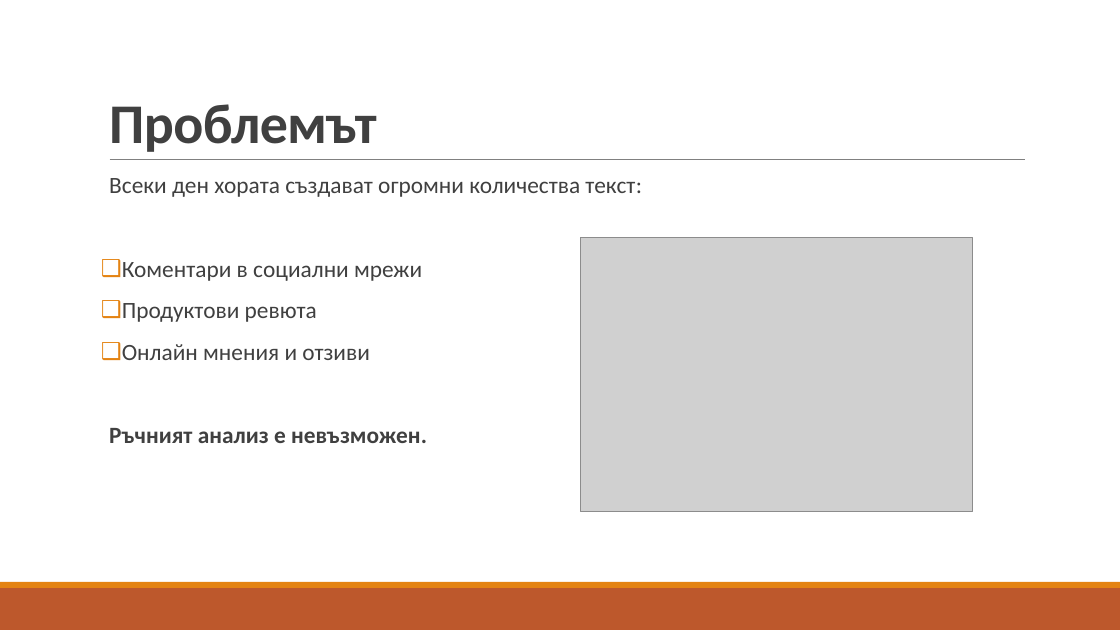
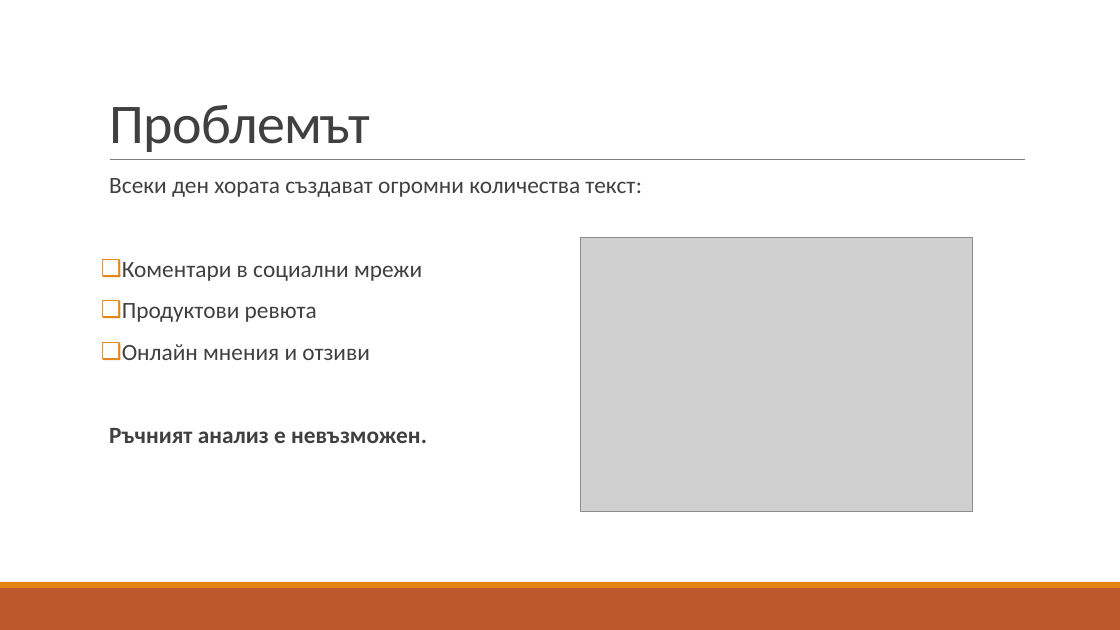
Before and after one commit to pgee-dzi2024/ThemePP_2605, a slide deck: slide 2 of DR/защита.pptx. Drawn at 1120x630 pixels with LibreOffice and Linux fonts; fonts in the diff are those of the drawing; grey boxes stand for pictures. Boxes give left, top, right and bottom in pixels: in the first picture for what was removed or moved away, otherwise in the second. Text is boxed around its words. In the diff, an @@ line names an element or a change of style, - is before the commit and + after.

```diff
--- a/DR/защита.pptx
+++ b/DR/защита.pptx
@@ title "Проблемът" at bbox=[109, 105, 370, 152]: bold off @@
```
Also in this commit, not shown: 1 other slide changed, 4 slides added.
